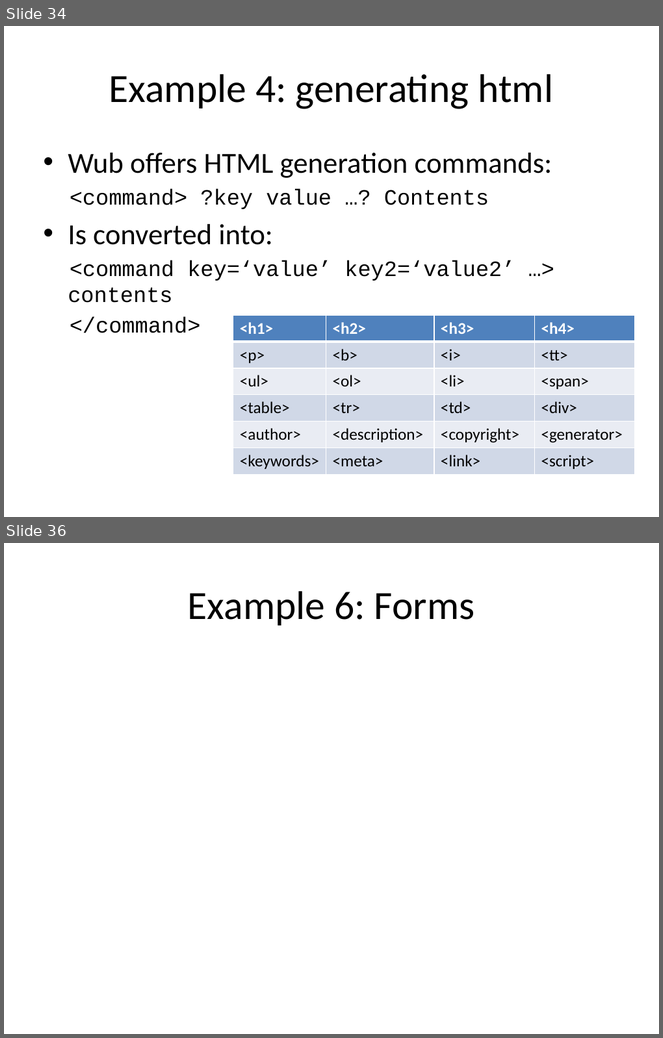
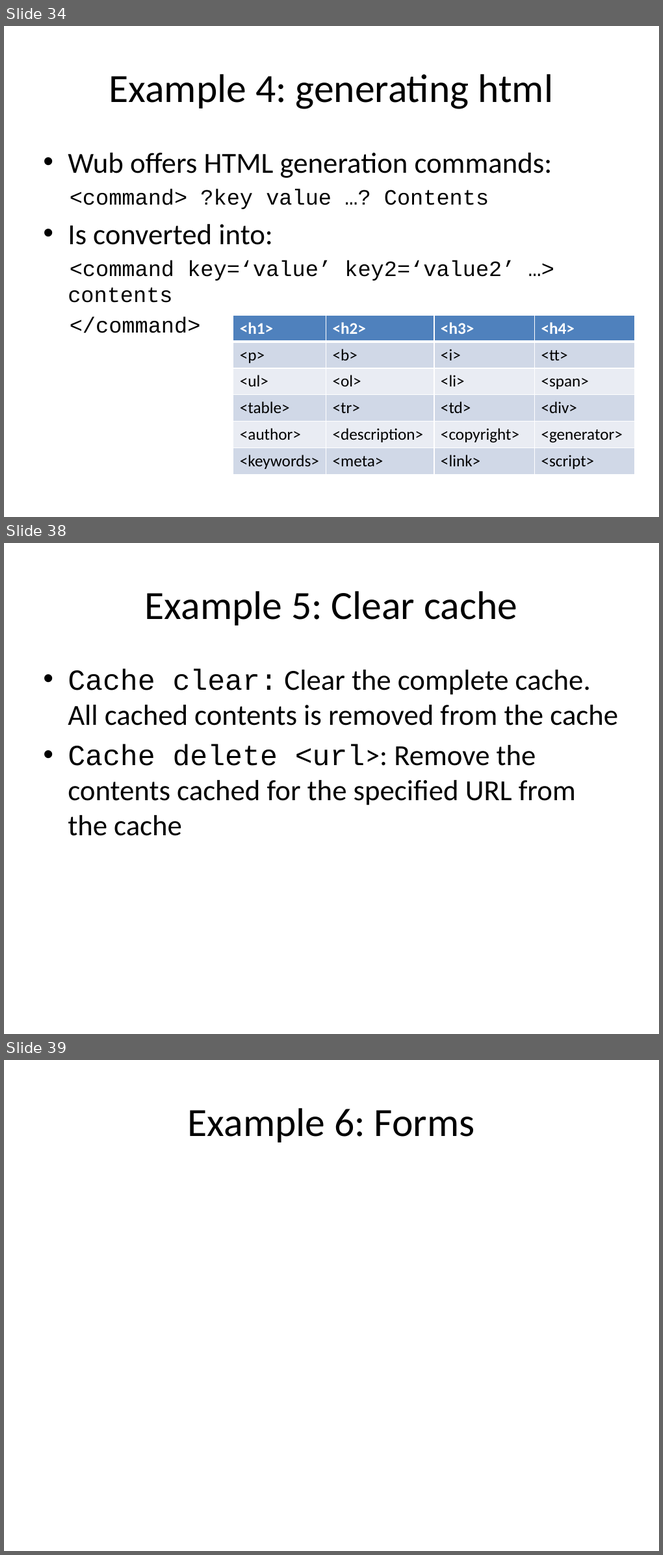
Before and after one commit to jdc8/wubwikit, a slide deck: wubexamples/Lets_Wub.pptx. Shown one above the other, each under a label of ours: slides 34 and 36 before the commit, slides 34, 38 and 39 after it; the slides between them are not shown. The pictures are 663x1038 and 663x1555 pixels, drawn with LibreOffice and Linux fonts; fonts in the diff are those of the drawing; background and template pictures are left out. Boxes give left, top, right and bottom in pixels: in the first picture for what was removed or moved away, otherwise in the second. Text is boxed around its words. In the diff, an @@ line names an element or a change of style, - is before the commit and + after.

```diff
--- a/wubexamples/Lets_Wub.pptx
+++ b/wubexamples/Lets_Wub.pptx
@@ slide 38 added at bbox=[4, 543, 659, 1034], background #FFFFFF @@
@@ title added at bbox=[145, 591, 518, 626], 44 pt, text #000000 @@
+Example 5: Clear cache
@@ text added at bbox=[68, 669, 618, 836], 32 pt, text #000000 @@
+• Cache clear: Clear the complete cache. All cached contents is removed from the cache
+• Cache delete <url>: Remove the contents cached for the specified URL from the cache
@@ what was slide 36 is now slide 39 @@
```
Also in this commit, not shown: 1 slide changed, 2 other slides added.
